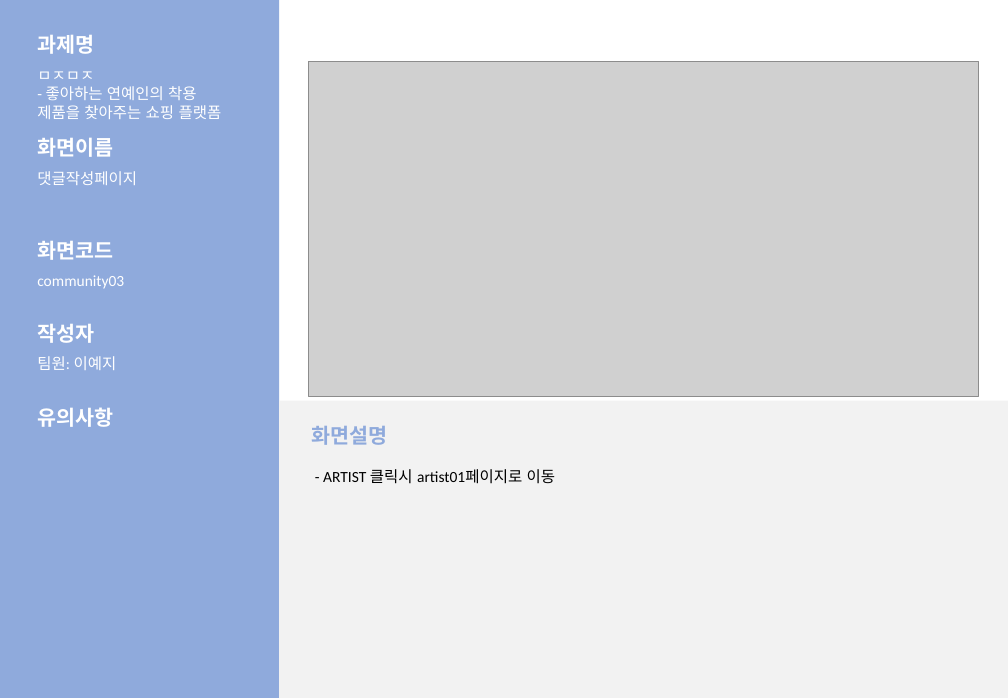
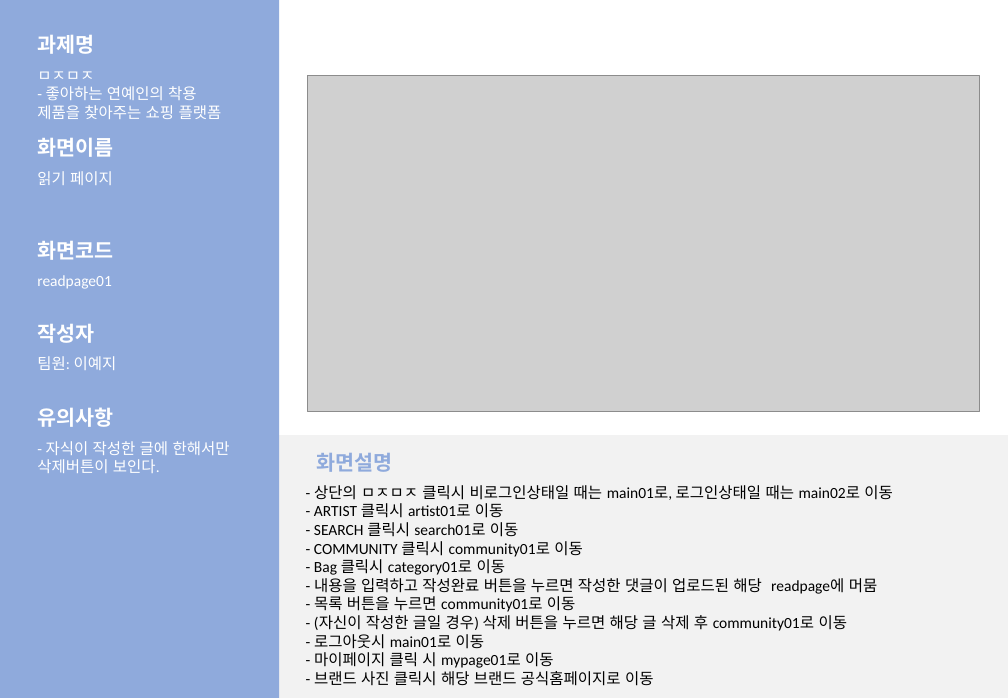
Before and after one commit to LeticiaKang/Project_Idol-Fandom-WebPlaform, a slide deck: slide 14 of 산출문서/화면설계서/화면설계서_서식(1조. HappyVirus).pptx. Drawn at 1008x698 pixels with LibreOffice and Linux fonts; fonts in the diff are those of the drawing; grey boxes stand for pictures. Boxes give left, top, right and bottom in pixels: in the first picture for what was removed or moved away, otherwise in the second. Text is boxed around its words. In the diff, an @@ line names an element or a change of style, - is before the commit and + after.

Commit message:
화면설계서
- 완성

```diff
--- a/산출문서/화면설계서/화면설계서_서식(1조. HappyVirus).pptx
+++ b/산출문서/화면설계서/화면설계서_서식(1조. HappyVirus).pptx
@@ picture: place and size @@
-picture at (308,61,978,396)
+picture at (307,75,980,411)
@@ text at (37,171,113,185): text changed @@
-댓글작성페이지
+읽기 페이지
@@ text at (37,275,112,289): text changed @@
-community03
+readpage01
@@ text added at (37,441,230,473), 12 pt, text #FFFFFF @@
+- 자식이 작성한 글에 한해서만 삭제버튼이 보인다.
@@ rectangle "- 상단의 ㅁㅈㅁㅈ 클릭시 비로그인상태일 ...": place and size @@
-rectangle "- 상단의 ㅁㅈㅁㅈ 클릭시 비로그인상태일 ..." at (279,400,1008,698)
+rectangle "- 상단의 ㅁㅈㅁㅈ 클릭시 비로그인상태일 ..." at (279,436,1008,698)
@@ text "화면설명": place and size @@
-text "화면설명" at (311,426,387,445)
+text "화면설명" at (316,453,392,472)
@@ text removed at (323,469,555,484) @@
-- ARTIST 클릭시 artist01페이지로 이동
@@ text in rectangle at (314,485,892,686): text added @@
+- 상단의 ㅁㅈㅁㅈ 클릭시 비로그인상태일 때는 main01로, 로그인상태일 때는 main02로 이동
+- ARTIST 클릭시 artist01로 이동
+- SEARCH 클릭시 search01로 이동
+- COMMUNITY 클릭시 community01로 이동
+- Bag 클릭시 category01로 이동
+- 내용을 입력하고 작성완료 버튼을 누르면 작성한 댓글이 업로드된 해당 readpage에 머뭄
+- 목록 버튼을 누르면 community01로 이동
+- (자신이 작성한 글일 경우) 삭제 버튼을 누르면 해당 글 삭제 후 community01로 이동
+- 로그아웃시 main01로 이동
+- 마이페이지 클릭 시 mypage01로 이동
+- 브랜드 사진 클릭시 해당 브랜드 공식홈페이지로 이동
```
Also in this commit, not shown: 13 other slides changed.
